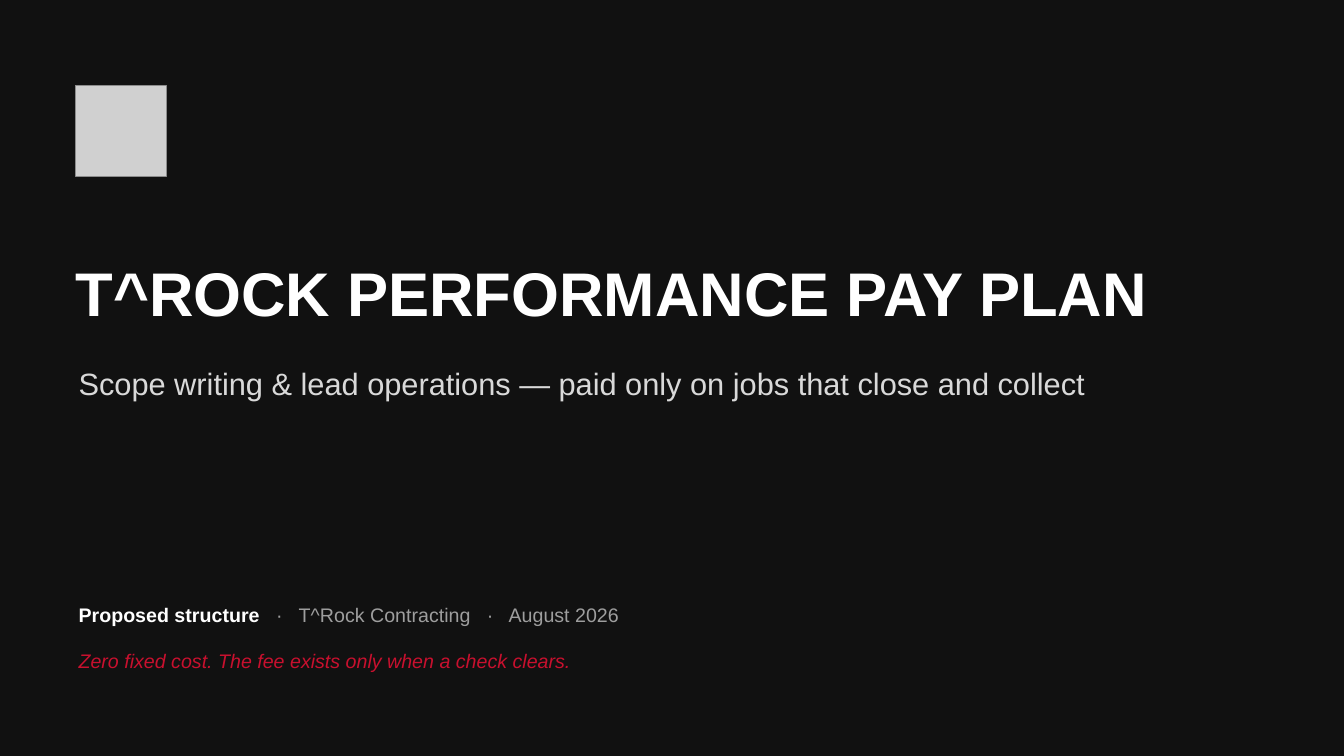
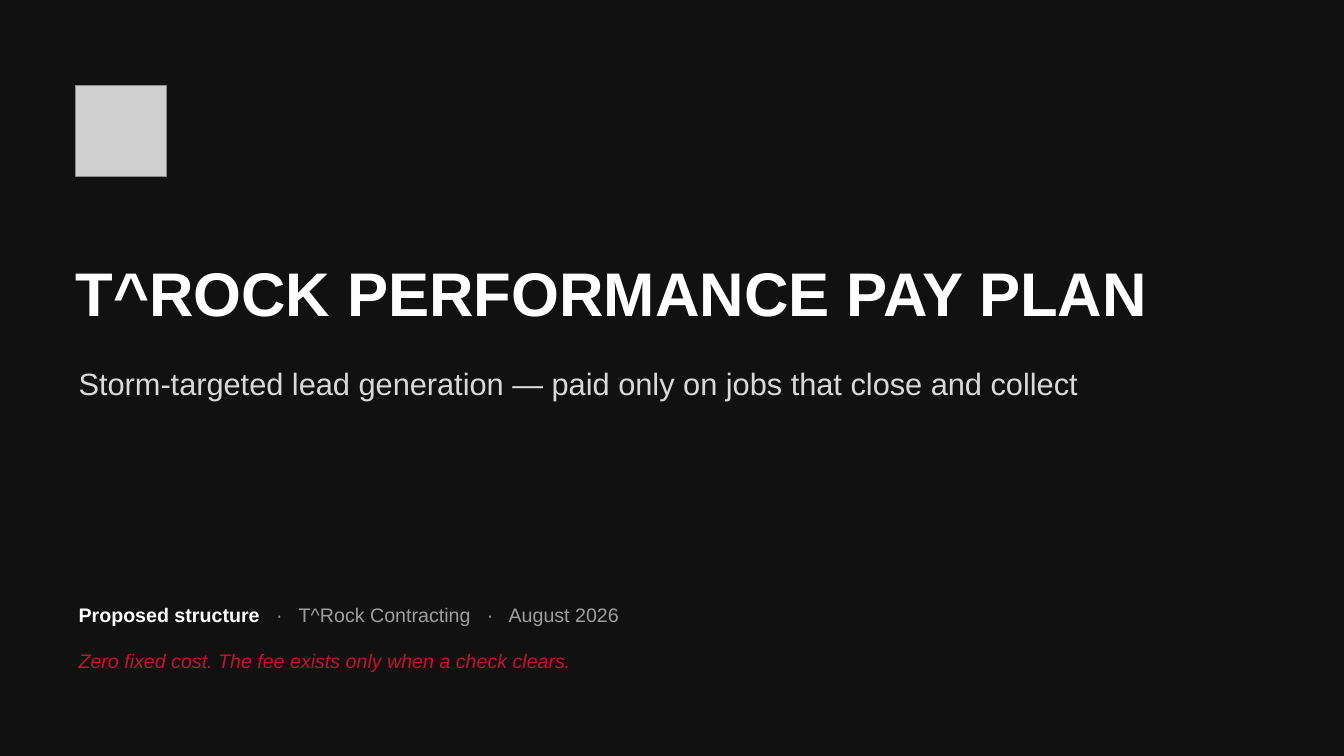
Before and after one commit to DommyD26/roofing-site-template, a slide deck: slide 1 of pitch/Commission-Plan.pptx. Drawn at 1344x756 pixels with LibreOffice and Linux fonts; fonts in the diff are those of the drawing; grey boxes stand for pictures. Boxes give left, top, right and bottom in pixels: in the first picture for what was removed or moved away, otherwise in the second. Text is boxed around its words. In the diff, an @@ line names an element or a change of style, - is before the commit and + after.

```diff
--- a/pitch/Commission-Plan.pptx
+++ b/pitch/Commission-Plan.pptx
@@ text at <box>79,372,1078,400</box>: text changed @@
-Scope writing & lead operations — paid only on jobs that close and collect
+Storm-targeted lead generation — paid only on jobs that close and collect
```
Also in this commit, not shown: 6 other slides changed, 3 other files.
